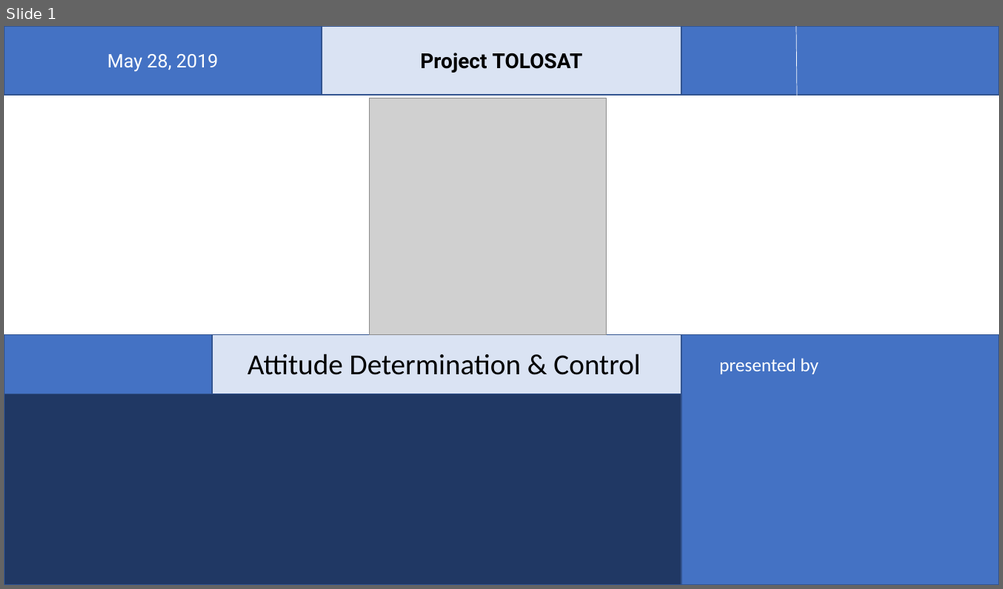
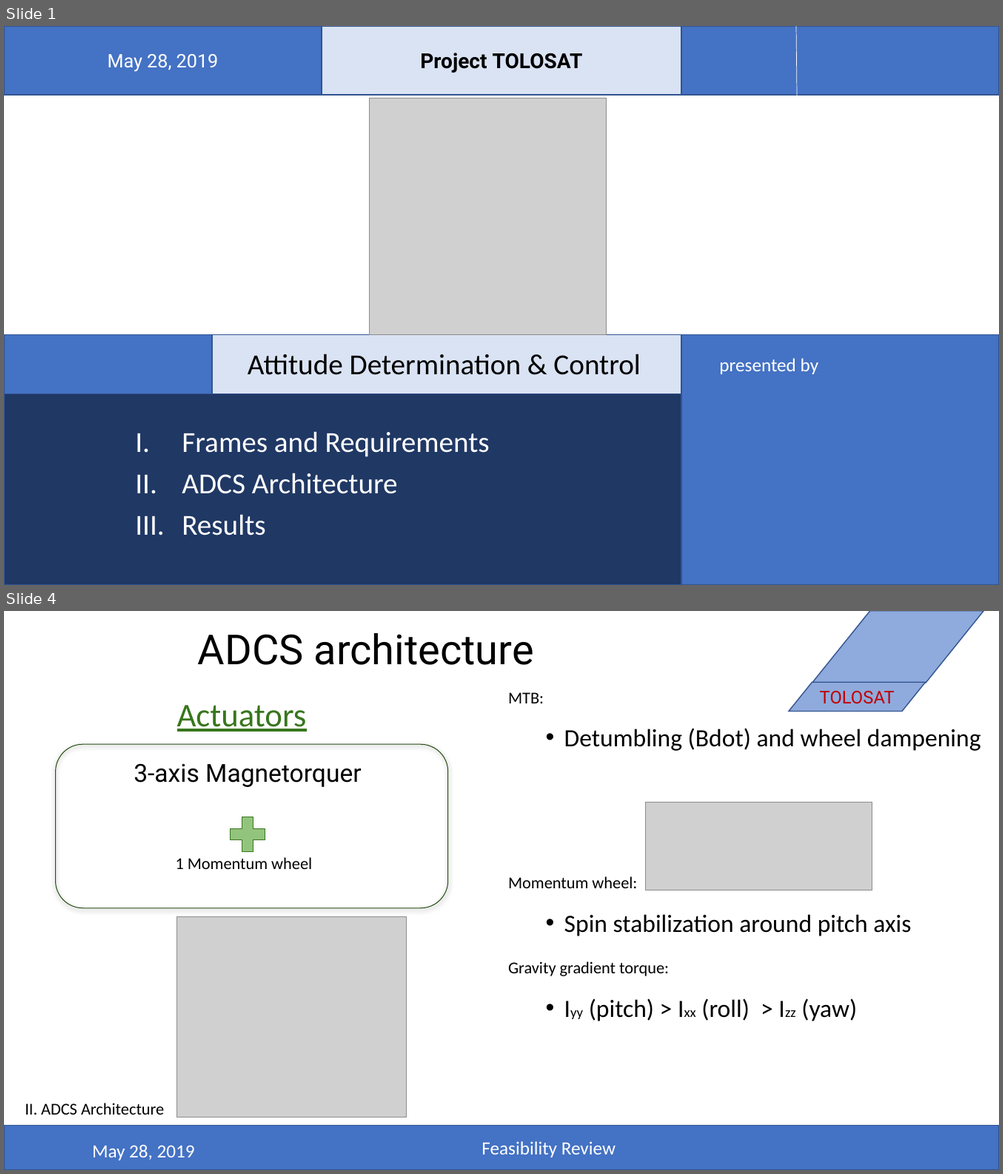
Before and after one commit to belmant/tolosat_systems_engineering, a slide deck: Files/ADCS.pptx. Shown one above the other, each under a label of ours: slide 1 before the commit, slides 1 and 4 after it; the slides between them are not shown. The pictures are 1003x589 and 1003x1174 pixels, drawn with LibreOffice and Linux fonts; fonts in the diff are those of the drawing; grey boxes stand for pictures; background and template pictures are left out. Boxes give left, top, right and bottom in pixels: in the first picture for what was removed or moved away, otherwise in the second. Text is boxed around its words. In the diff, an @@ line names an element or a change of style, - is before the commit and + after.

Commit message:
Final presentationÂ for ADCS?

```diff
--- a/Files/ADCS.pptx
+++ b/Files/ADCS.pptx
@@ slide 4 added at (x1=4, y1=611, x2=999, y2=1170), background #FFFFFF @@
@@ parallelogram added at (x1=812, y1=611, x2=984, y2=683), fill #8FAADC, outline #325491 1 pt @@
@@ title added at (x1=198, y1=633, x2=534, y2=665), 40 pt, text #000000 @@
+ADCS architecture
@@ text added at (x1=508, y1=692, x2=981, y2=1022), 24 pt, text #000000 @@
+MTB:
+  • Detumbling (Bdot) and wheel dampening
+Momentum wheel:
+  • Spin stabilization around pitch axis
+Gravity gradient torque:
+  • Iyy (pitch) > Ixx (roll) > Izz (yaw)
@@ parallelogram added at (x1=789, y1=683, x2=925, y2=712), fill #8FAADC, outline #325491 1 pt, 17 pt, text #C00000 @@
+TOLOSAT
@@ text added at (x1=177, y1=705, x2=307, y2=732), 32 pt, text #38761D, underline @@
+Actuators
@@ rounded rectangle added at (x1=56, y1=744, x2=448, y2=908), outline #274E13 0.75 pt @@
@@ subtitle added at (x1=134, y1=763, x2=361, y2=787), 24 pt, text #000000 @@
+3-axis Magnetorquer
@@ picture added at (x1=646, y1=803, x2=873, y2=891) @@
@@ plus sign added at (x1=224, y1=811, x2=271, y2=859), fill #93C47D, outline #38761D 0.75 pt @@
@@ text added at (x1=176, y1=857, x2=312, y2=869), 16 pt, text #000000 @@
+1 Momentum wheel
@@ picture added at (x1=176, y1=917, x2=406, y2=1119) @@
@@ text added at (x1=25, y1=1103, x2=164, y2=1115), 16 pt, text #000000 @@
+II. ADCS Architecture
@@ rectangle added at (x1=4, y1=1126, x2=999, y2=1170), fill #4472C4, outline #325491 1 pt @@
@@ text added at (x1=481, y1=1142, x2=615, y2=1158), 18 pt, text #FFFFFF @@
+Feasibility Review
@@ text added at (x1=92, y1=1145, x2=195, y2=1161), 18 pt, text #FFFFFF @@
+May 28, 2019
@@ slide 1 changed as well @@
@@ text added at (x1=182, y1=432, x2=489, y2=536), 28 pt, text #FFFFFF @@
+I. Frames and Requirements
+II. ADCS Architecture
+III. Results
```
Also in this commit, not shown: 10 other slides added.
